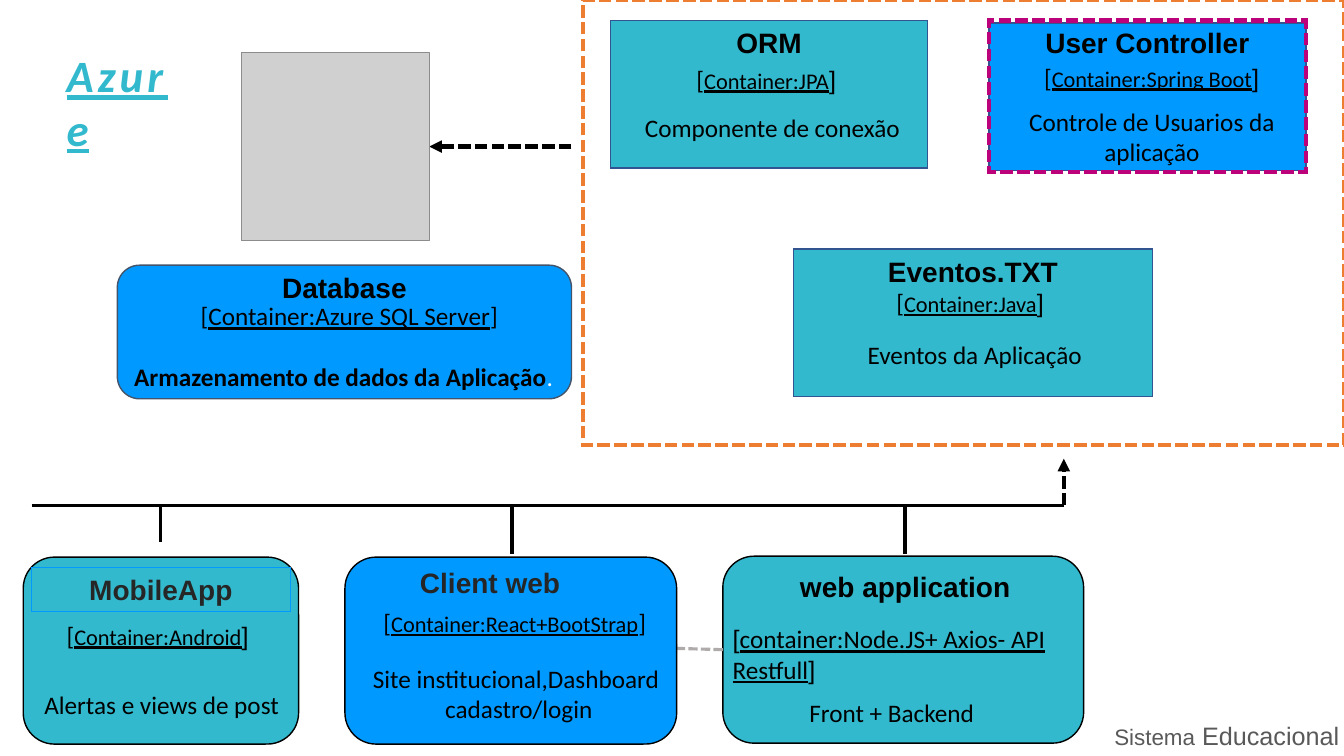
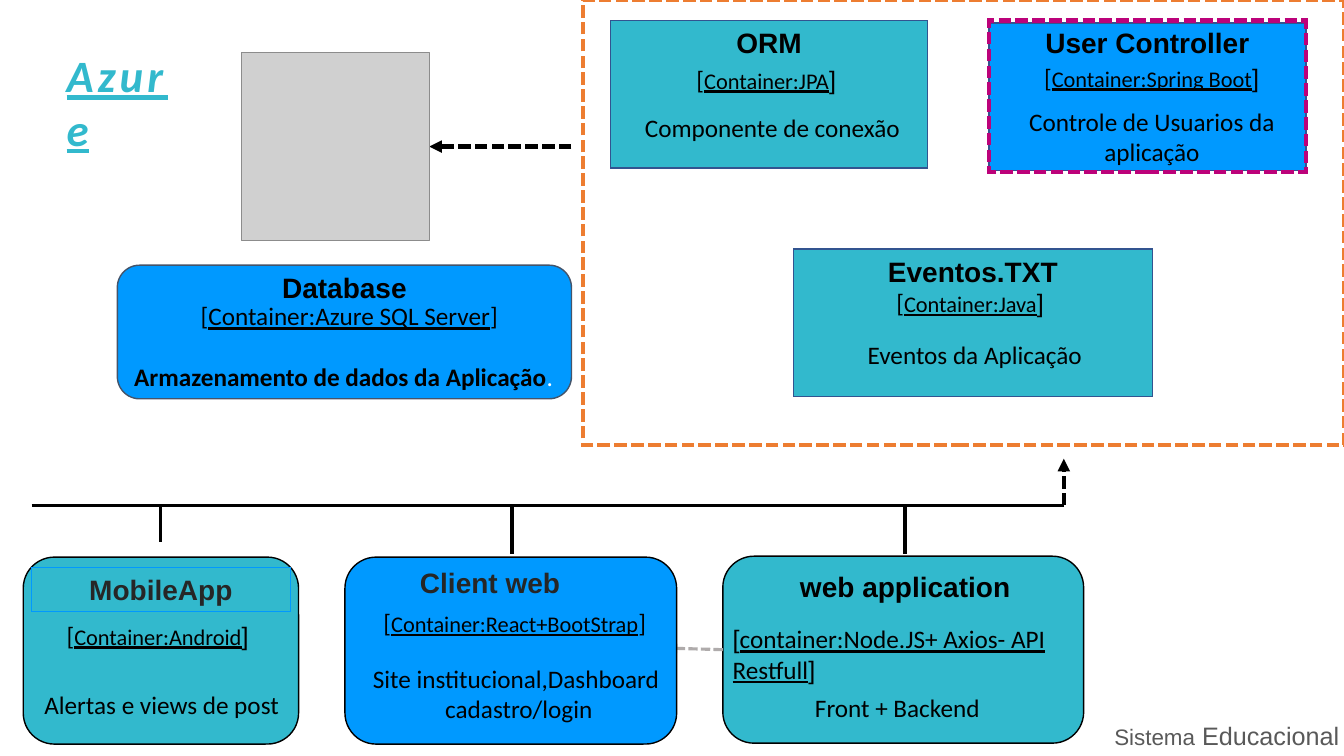
Before and after one commit to Fabicaneyu/JustDoIT, a slide deck: slide 6 of EngenhariaSoftware/Diagrama-Gerson(Componentes)/Diagrama(Aula Gerson).pptx. Drawn at 1344x756 pixels with LibreOffice and Linux fonts; fonts in the diff are those of the drawing; grey boxes stand for pictures. Boxes give left, top, right and bottom in pixels: in the first picture for what was removed or moved away, otherwise in the second. Text is boxed around its words. In the diff, an @@ line names an element or a change of style, - is before the commit and + after.

```diff
--- a/EngenhariaSoftware/Diagrama-Gerson(Componentes)/Diagrama(Aula Gerson).pptx
+++ b/EngenhariaSoftware/Diagrama-Gerson(Componentes)/Diagrama(Aula Gerson).pptx
@@ text "Front + Backend": place and size @@
-text "Front + Backend" at bbox=[809, 704, 974, 722]
+text "Front + Backend" at bbox=[815, 699, 979, 717]
```
Also in this commit, not shown: 3 other slides changed.
